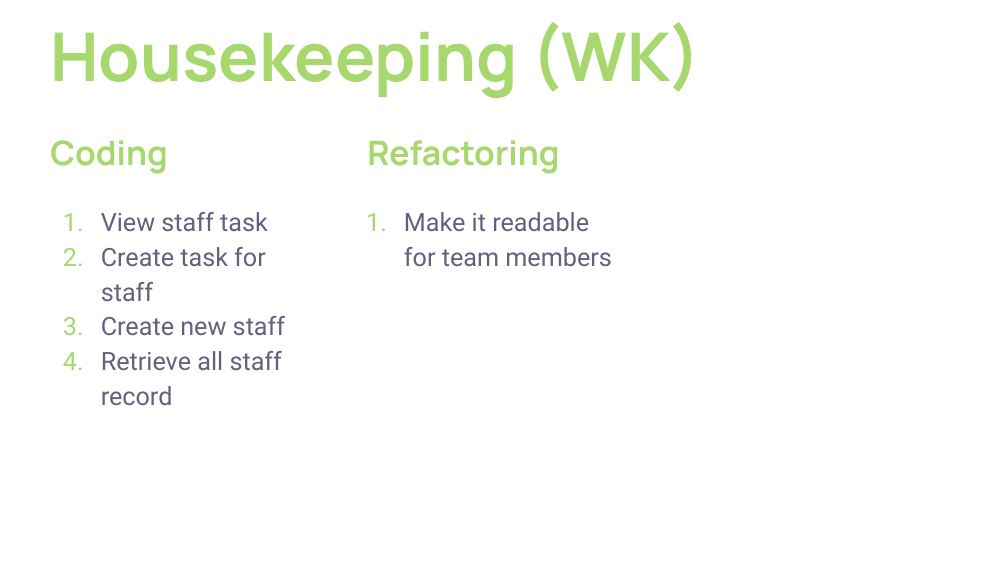
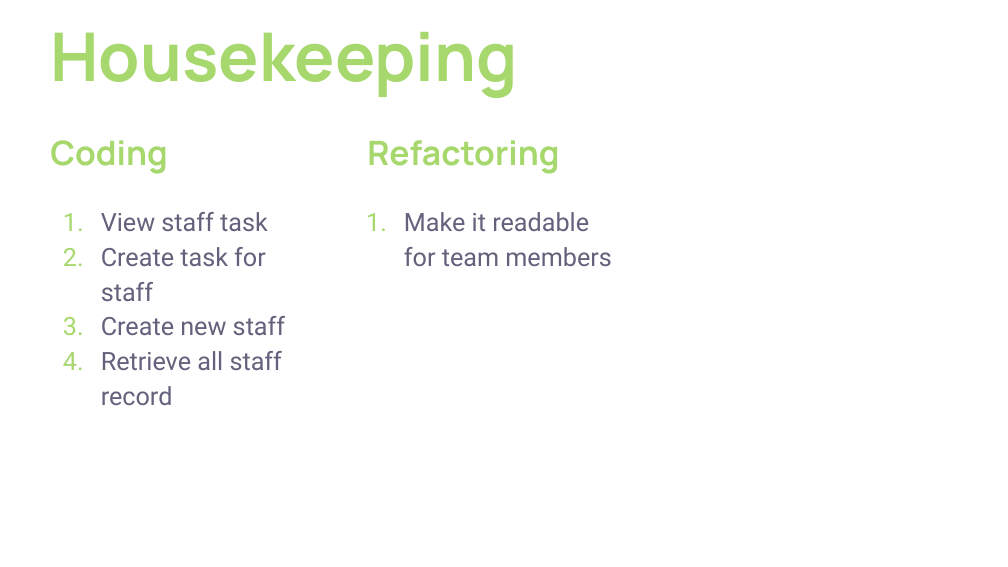
Before and after one commit to XandeK/swen3powerpoint, a slide deck: slide 3 of SWEN presentation 3.pptx. Drawn at 1008x567 pixels with LibreOffice and Linux fonts; fonts in the diff are those of the drawing; background and template pictures are left out. Boxes give left, top, right and bottom in pixels: in the first picture for what was removed or moved away, otherwise in the second. Text is boxed around its words. In the diff, an @@ line names an element or a change of style, - is before the commit and + after.

```diff
--- a/SWEN presentation 3.pptx
+++ b/SWEN presentation 3.pptx
@@ title at [50, 32, 518, 98]: text changed @@
-Housekeeping (WK)
+Housekeeping
```
Also in this commit, not shown: 6 other slides changed.
